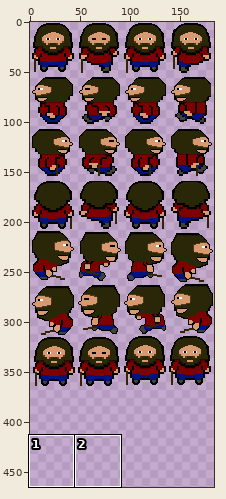
File history of a sprite sheet, images/gameimages/lopezanimation.png. The first picture is a wide view before the edit; the outline marks the close-up.
Close-up. Before the edit:
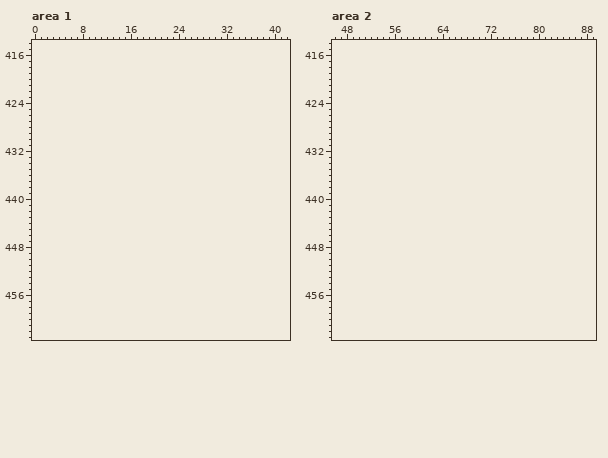
The file is 184x366 pixels. Pixels under 10% opacity are left out. Colours within 5 levels of each other are drawn and written as one. Shown: area 1: x 0..42, y 414..463; area 2: x 46..89, y 414..463. The old version is drawn lined up with the new one, on the new canvas. The commit also changed other parts of the picture, which this record leaves out.
After:
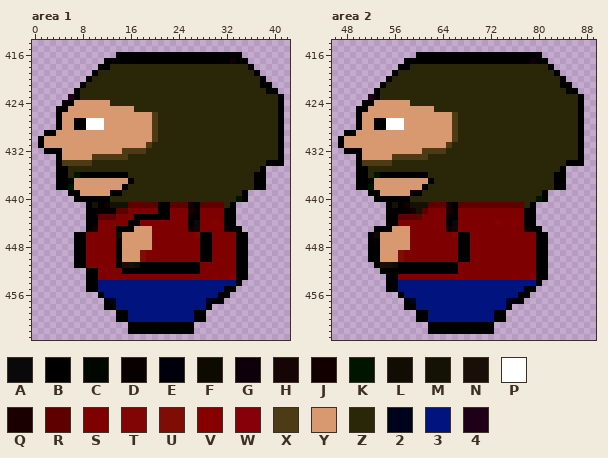
Palette (. is transparent): A #000000f2  B #000000  C #000700  D #080000  E #00000d  F #0c0a01  G #0d000a  H #110000f7  J #120000  K #001500  L #120c06  M #141204  N #1a0f08  P #ffffff  Q #1a0000  R #5e0000  S #7f0000  T #800000f7  U #800c06  V #860000  W #870009  X #4c3b15  Y #d89870  Z #2a2608  2 #00031c  3 #00137f  4 #1e0018
Difference:
canvas 184x366 -> 184x465
Area 1:
y 416: x 14..34 ..................... -> BBBBBBBBBBBBBBBBBBBBB
y 417: x 12..35 ........................ -> BBBBBBBBBBBBBBBBBBBBBGBB
y 418: x 11..36 .......................... -> BBZZZZZZZZZZZZZZZZZZZZZZZB
y 419: x 10..37 ............................ -> BZZZZZZZZZZZZZZZZZZZZZZZZZZB
y 420: x 9..38 .............................. -> BZZZZZZZZZZZZZZZZZZZZZZZZZZZZB
y 421: x 8..39 ................................ -> BZZZZZZZZZZZZZZZZZZZZZZZZZZZZZBB
y 422: x 7..40 .................................. -> BZZZZZZZZZZZZZZZZZZZZZZZZZZZZZZZCB
y 423: x 6..41 .................................... -> 4BZZZZZZZZZZZZZZZZZZZZZZZZZZZZZZZZZB
y 424: x 5..41 ..................................... -> BBYYYYYYZZZZZZZZZZZZZZZZZZZZZZZZZZZZB
y 425: x 4..41 ...................................... -> BBYYYYYYYYYYYZZZZZZZZZZZZZZZZZZZZZZZZB
y 426: x 4..41 ...................................... -> BYYYYYYYYYYYYYYYXZZZZZZZZZZZZZZZZZZZZB
y 427..428: x 4..41 ...................................... -> BYYBBPPPYYYYYYYYXZZZZZZZZZZZZZZZZZZZZB
y 429: x 2..41 ........................................ -> BBYYYYYYYYYYYYYYYYXZZZZZZZZZZZZZZZZZZZZB
y 430: x 1..41 ......................................... -> BYYYYYYYYYYYYYYYYYYXZZZZZZZZZZZZZZZZZZZZB
y 431: x 1..41 ......................................... -> BYYYYYYYYYYYYYYYYYXZZZZZZZZZZZZZZZZZZZZZB
y 432: x 2..41 ........................................ -> BBBYYYYYYYYYYXXXXZZZZZZZZZZZZZZZZZZZZZZB
y 433: x 4..41 ...................................... -> BYYYYYXXXXXXZZZZZZZZZZZZZZZZZZZZZZZZZB
y 434: x 4..41 ...................................... -> BXXXXXZZZZZZZZZZZZZZZZZZZZZZZZZZZZZBBB
y 435: x 4..38 ................................... -> BBZZZZZZZZZZZZZZZZZZZZZZZZZZZZZZZZB
y 436: x 4..38 ................................... -> BBZKBBBBBBBBZZZZZZZZZZZZZZZZZZZZZBB
y 437: x 4..38 ................................... -> BBCYYYYYYYYYBZZZZZZZZZZZZZZZZZZZZBB
y 438: x 4..38 ................................... -> BBKYYYYYYYYBZZZZZZZZZZZZZZZZZZZZZBB
y 439: x 6..35 .............................. -> BBYYYYYBBZZZZZZZZZZZZZZZZZZZZB
y 440: x 7..35 ............................. -> BBBBBBZZZZZZZZZZZZZZZZZZZZZKB
y 441: x 9..33 ......................... -> BMBJMMMRRRRRBBRRRJBRRRRZB
y 442: x 9..33 ......................... -> BBBBBRRSSSSSBBSSSQDSSSSBB
y 443: x 9..33 ......................... -> BBRRRSSSBBBBBBSSSDBSSSSBB
y 444: x 9..33 ......................... -> BBSSSSSBBSSSSSSSSBASSVSBB
y 445: x 9..34 .......................... -> BJSSSBBBYYYSSSSSSJHSSSSJBB
y 446: x 7..35 ............................. -> BBSSSSSFYYYYYSSSSSSSTBBSSSSBB
y 447: x 7..35 ............................. -> BBSSSSSDYYYYYSSSSSSSSBBSSSSBB
y 448: x 7..35 ............................. -> BBSSSSSBYYYYYSSSSSSSSBBSSSSBB
y 449..450: x 7..35 ............................. -> BBSSSSSBYYYUSSSSSSSSSBBSSSSBB
y 451: x 7..35 ............................. -> BBSSSSSBNNLBBBBBBBBBBSSSSSSBB
y 452: x 9..35 ........................... -> BBSSSSBBBBBBBBBBBBBSSSSSSBB
y 453: x 9..35 ........................... -> BBSSSSSSSSSSSSSSSSSSSVSSWBB
y 454: x 9..34 .......................... -> BB33333333333333333333333B
y 455: x 9..33 ......................... -> BB333333333333333333333BB
y 456: x 11..32 ...................... -> B3333333333333333333BB
y 457: x 12..31 .................... -> B23333333333333332BB
y 458: x 12..29 .................. -> BB333333333333333B
y 459..460: x 14..28 ............... -> BB33333333333BB
y 461..462: x 16..26 ........... -> BBBBBBBBBBB
Area 2:
y 416: x 60..80 ..................... -> BBBBBBBBBBBBBBBBBBBBB
y 417: x 58..81 ........................ -> BBBBBBBBBBBBBBBBBBBBBGBB
y 418: x 57..82 .......................... -> BBZZZZZZZZZZZZZZZZZZZZZZZB
y 419: x 56..83 ............................ -> BZZZZZZZZZZZZZZZZZZZZZZZZZZB
y 420: x 55..84 .............................. -> BZZZZZZZZZZZZZZZZZZZZZZZZZZZZB
y 421: x 54..85 ................................ -> BZZZZZZZZZZZZZZZZZZZZZZZZZZZZZBB
y 422: x 53..86 .................................. -> BZZZZZZZZZZZZZZZZZZZZZZZZZZZZZZZCB
y 423: x 52..87 .................................... -> 4BZZZZZZZZZZZZZZZZZZZZZZZZZZZZZZZZZB
y 424: x 51..87 ..................................... -> BBYYYYYYZZZZZZZZZZZZZZZZZZZZZZZZZZZZB
y 425: x 50..87 ...................................... -> BBYYYYYYYYYYYZZZZZZZZZZZZZZZZZZZZZZZZB
y 426: x 50..87 ...................................... -> BYYYYYYYYYYYYYYYXZZZZZZZZZZZZZZZZZZZZB
y 427..428: x 50..87 ...................................... -> BYYBBPPPYYYYYYYYXZZZZZZZZZZZZZZZZZZZZB
y 429: x 48..87 ........................................ -> BBYYYYYYYYYYYYYYYYXZZZZZZZZZZZZZZZZZZZZB
y 430: x 47..87 ......................................... -> BYYYYYYYYYYYYYYYYYYXZZZZZZZZZZZZZZZZZZZZB
y 431: x 47..87 ......................................... -> BYYYYYYYYYYYYYYYYYXZZZZZZZZZZZZZZZZZZZZZB
y 432: x 48..87 ........................................ -> BBBYYYYYYYYYYXXXXZZZZZZZZZZZZZZZZZZZZZZB
y 433: x 50..87 ...................................... -> BYYYYYXXXXXXZZZZZZZZZZZZZZZZZZZZZZZZZB
y 434: x 50..87 ...................................... -> BXXXXXZZZZZZZZZZZZZZZZZZZZZZZZZZZZZBBB
y 435: x 50..84 ................................... -> BBZZZZZZZZZZZZZZZZZZZZZZZZZZZZZZZZB
y 436: x 50..84 ................................... -> BBZKBBBBBBBBZZZZZZZZZZZZZZZZZZZZZBB
y 437: x 50..84 ................................... -> BBCYYYYYYYYYBZZZZZZZZZZZZZZZZZZZZBB
y 438: x 50..84 ................................... -> BBKYYYYYYYYBZZZZZZZZZZZZZZZZZZZZZBB
y 439: x 52..81 .............................. -> BBYYYYYBBZZZZZZZZZZZZZZZZZZZZB
y 440: x 53..81 ............................. -> BBBBBBZZZZZZZZZZZZZZZZZZZZZKB
y 441: x 55..79 ......................... -> BMBJMMMRRRJBRRRRRRRRRRRZB
y 442: x 55..79 ......................... -> BBBBJMRSSSQDSSSSSSSSSSSBB
y 443: x 55..79 ......................... -> BBRRRRSSSSDBSSSSSSSSSSSBB
y 444: x 55..79 ......................... -> BBSSSSSSSSBASSSSSSVSSVSBB
y 445: x 53..80 ............................ -> BBBYYYSSSSSSJHSSSSSSSSSSSJBB
y 446: x 52..81 .............................. -> EFYYYYYSSSSSSSTBBSSSSSSSSSSSBB
y 447: x 52..81 .............................. -> BDYYYYYSSSSSSSSBBSSSSSSSSSSSBB
y 448: x 52..81 .............................. -> BBYYYYYSSSSSSSSBBSSSSSSSSSSSBB
y 449..450: x 52..81 .............................. -> BBYYYUSSSSSSSSSBBSSSSSSSSSSSBB
y 451: x 53..81 ............................. -> BNNLBBBBBBBBBBSSSSSSSSSSSSSBB
y 452: x 54..81 ............................ -> BBBBBBBBBBBBBSSSSSSSSSSSSSBB
y 453: x 55..81 ........................... -> BESSSSSSSSSSSSSSSSSSSVSSWBB
y 454: x 55..80 .......................... -> BE33333333333333333333333B
y 455: x 55..79 ......................... -> BB333333333333333333333BB
y 456: x 57..78 ...................... -> B3333333333333333333BB
y 457: x 58..77 .................... -> B23333333333333332BB
y 458: x 58..75 .................. -> BB333333333333333B
y 459..460: x 60..74 ............... -> BB33333333333BB
y 461..462: x 62..72 ........... -> BBBBBBBBBBB
